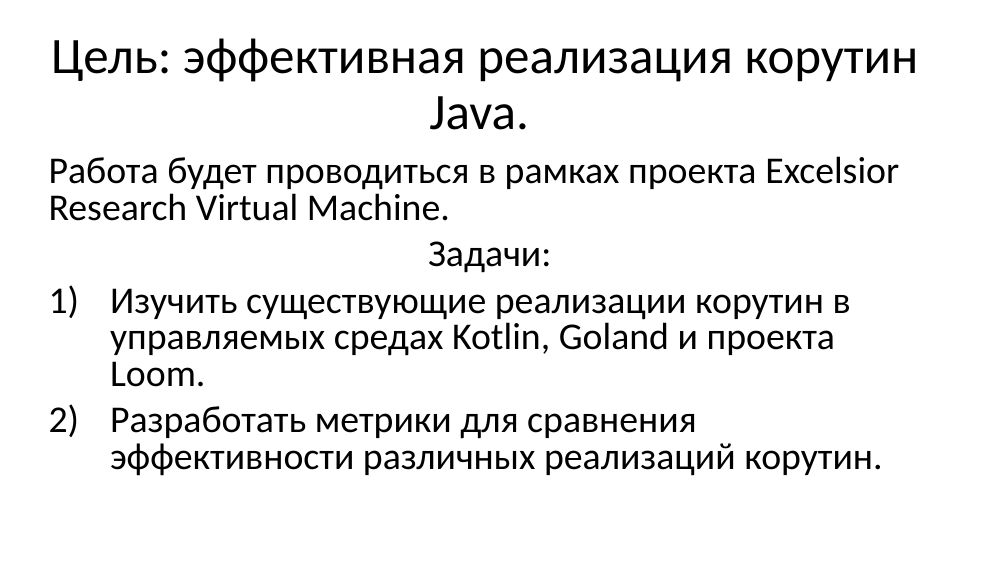
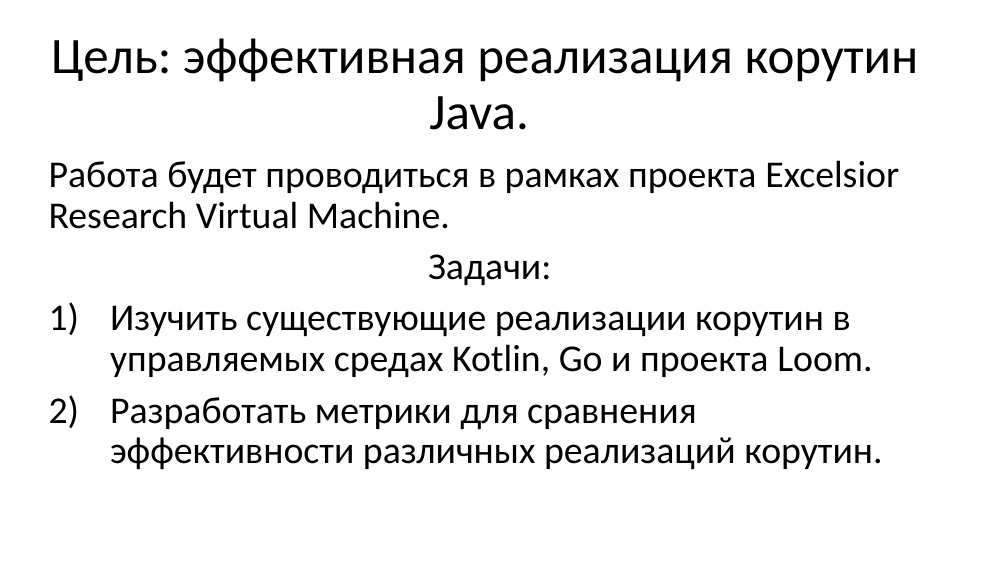
Before and after one commit to epanteleev/bachelor-s-degree, a slide deck: slide 7 of Эффективная реализация сопрограмм в управляемой среде.pptx. Drawn at 1008x567 pixels with LibreOffice and Linux fonts; fonts in the diff are those of the drawing. Boxes give left, top, right and bottom in pixels: in the first picture for what was removed or moved away, otherwise in the second. Text is boxed around its words. In the diff, an @@ line names an element or a change of style, - is before the commit and + after.

```diff
--- a/Эффективная реализация сопрограмм в управляемой среде.pptx
+++ b/Эффективная реализация сопрограмм в управляемой среде.pptx
@@ text at box(49, 160, 899, 470): line spacing 0.8 to 0.9 @@
@@ text at box(110, 305, 872, 378): text changed @@
-1) Изучить существующие реализации корутин в управляемых средах Kotlin, Goland и проекта Loom.
+1) Изучить существующие реализации корутин в управляемых средах Kotlin, Go и проекта Loom.
```
Also in this commit, not shown: 2 other slides changed, 3 slides added.
